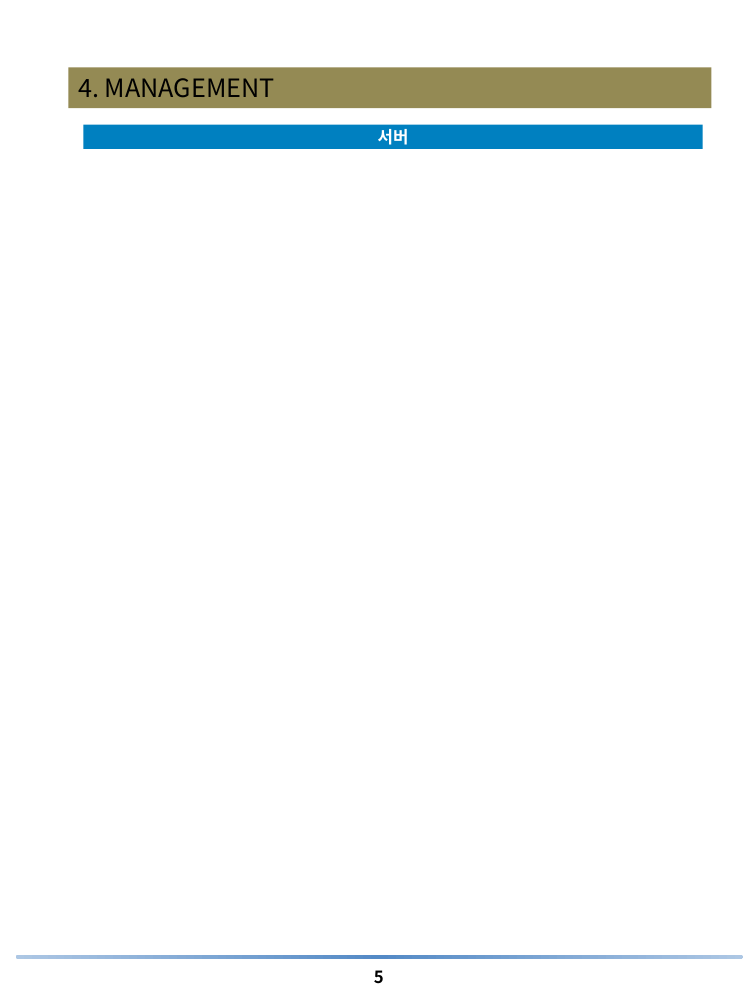
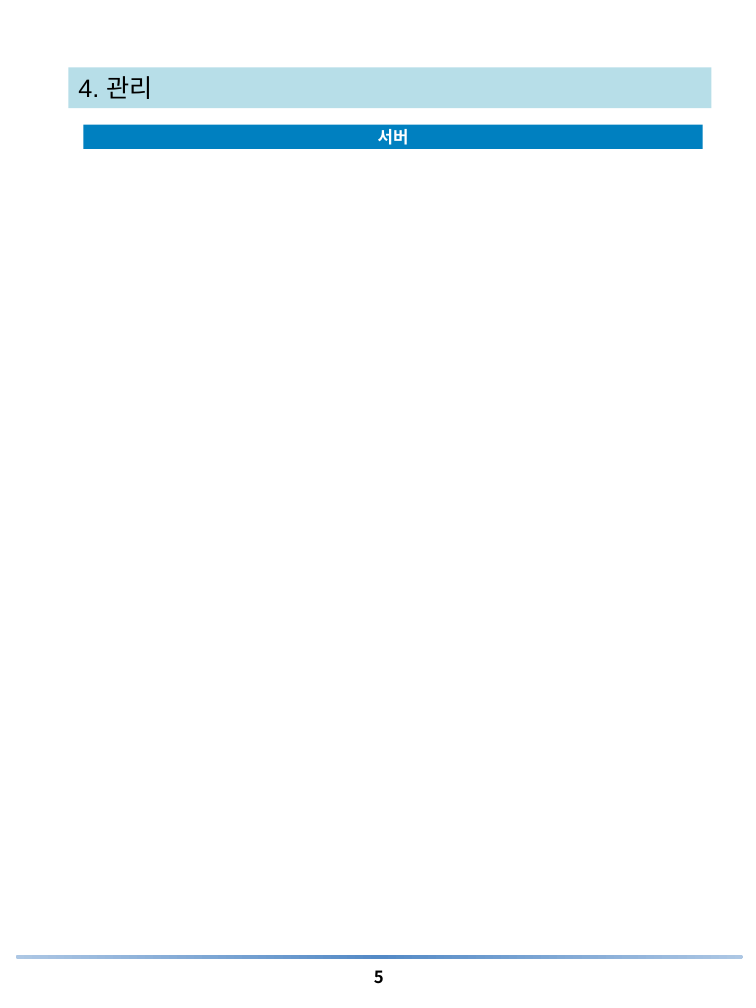
Before and after one commit to uzusun/atom_example, a slide deck: slide 5 of document/[지메이트] 월간보고서 sample.pptx. Drawn at 756x1008 pixels with LibreOffice and Linux fonts; fonts in the diff are those of the drawing; background and template pictures are left out. Boxes give left, top, right and bottom in pixels: in the first picture for what was removed or moved away, otherwise in the second. Text is boxed around its words. In the diff, an @@ line names an element or a change of style, - is before the commit and + after.

```diff
--- a/document/[지메이트] 월간보고서 sample.pptx
+++ b/document/[지메이트] 월간보고서 sample.pptx
@@ rectangle "4. 관리" at bbox=[69, 68, 712, 108]: fill #948A54 to #B7DEE8 @@
@@ text in rectangle at bbox=[78, 76, 152, 99]: text changed; font Noto Sans CJK KR to Arial @@
-4. MANAGEMENT
+4. 관리
```
Also in this commit, not shown: 4 other slides changed.
